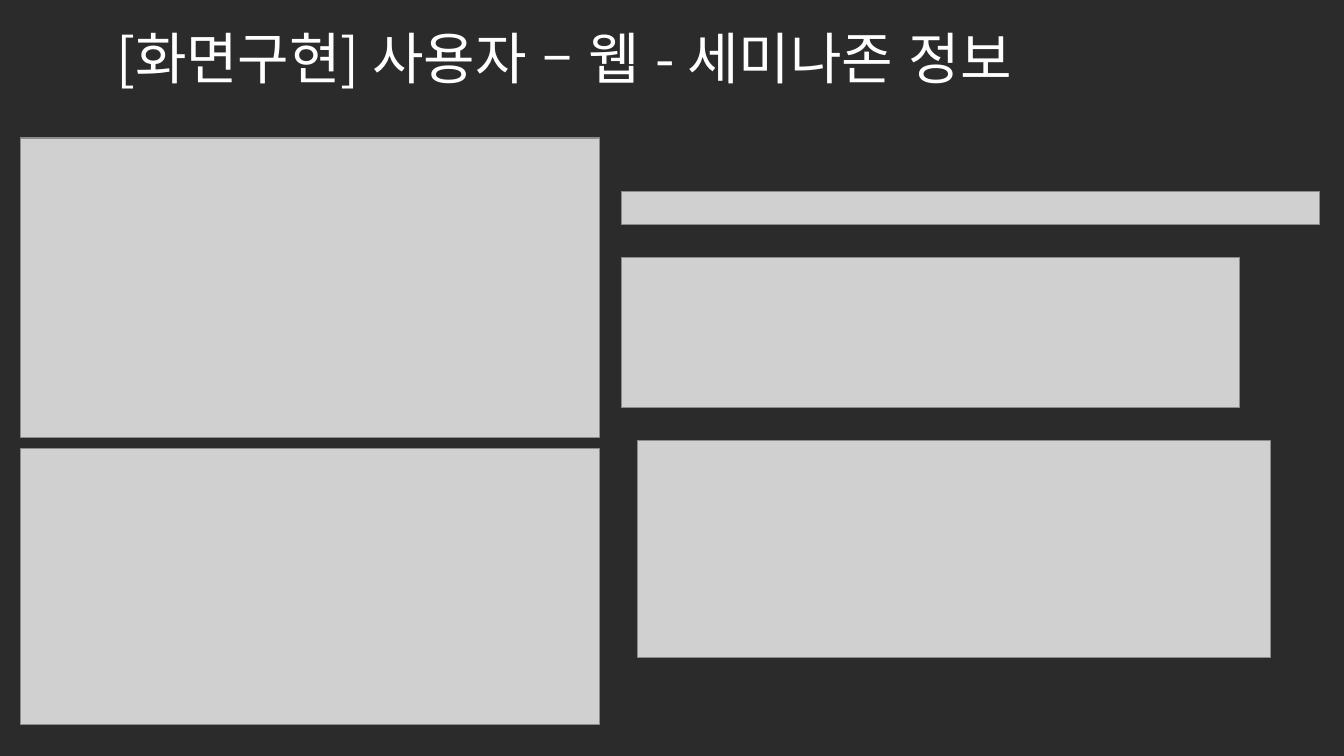
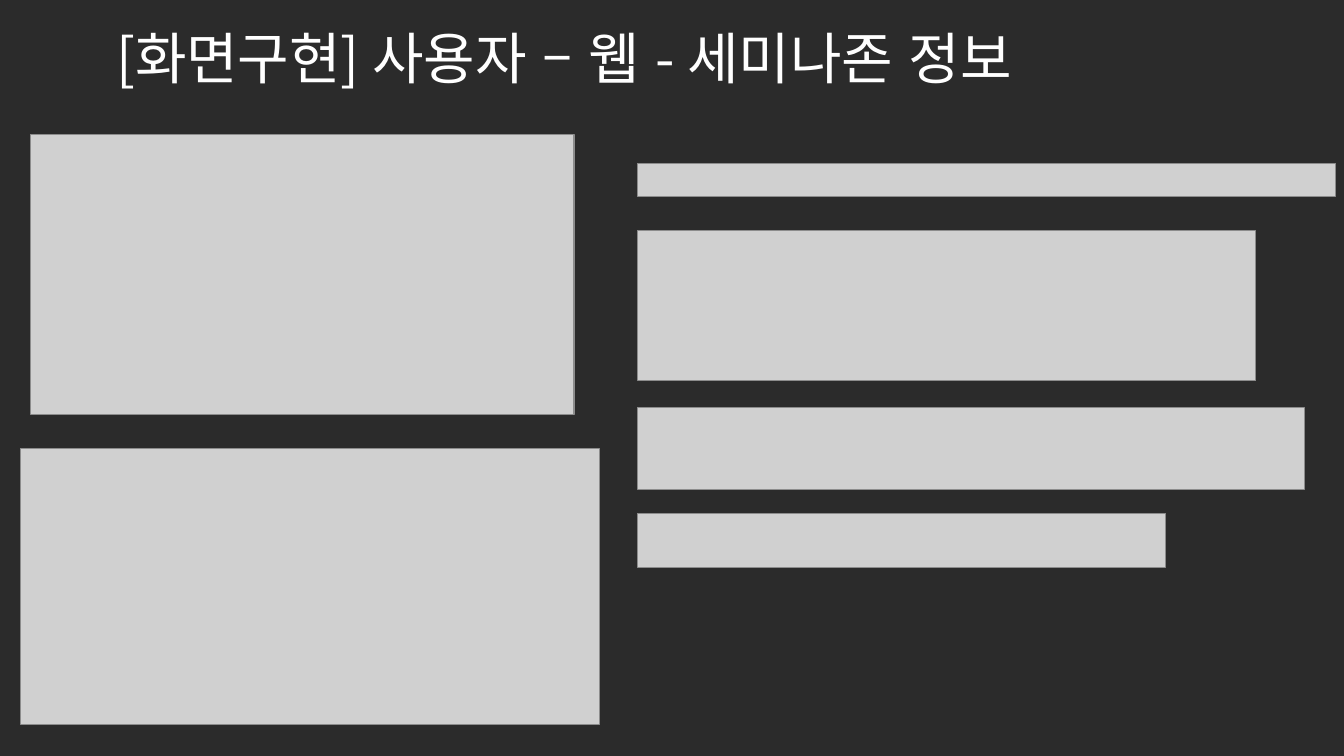
Before and after one commit to ezenteam2/e-Zone, a slide deck: slide 26 of 0 발표용 파워포인트/project05 - 파워포인트 종합 - 기범.pptx (slide 21 before the commit). Drawn at 1344x756 pixels with LibreOffice and Linux fonts; fonts in the diff are those of the drawing; grey boxes stand for pictures; background and template pictures are left out; a plain dark background stands for a picture behind light text. Boxes give left, top, right and bottom in pixels: in the first picture for what was removed or moved away, otherwise in the second. Text is boxed around its words. In the diff, an @@ line names an element or a change of style, - is before the commit and + after.

```diff
--- a/0 발표용 파워포인트/project05 - 파워포인트 종합 - 기범.pptx
+++ b/0 발표용 파워포인트/project05 - 파워포인트 종합 - 기범.pptx
@@ picture: place and size @@
-picture at <box>21,138,600,438</box>
+picture at <box>31,135,575,414</box>
@@ picture: place and size @@
-picture at <box>622,192,1321,224</box>
+picture at <box>638,163,1337,196</box>
@@ picture: place and size @@
-picture at <box>622,257,1240,407</box>
+picture at <box>638,231,1256,381</box>
@@ picture added at <box>638,407,1305,489</box> @@
@@ picture removed at <box>638,441,1271,657</box> @@
@@ picture added at <box>638,513,1167,567</box> @@
```
Also in this commit, not shown: 5 other slides changed, 7 slides added, 1 other file.
